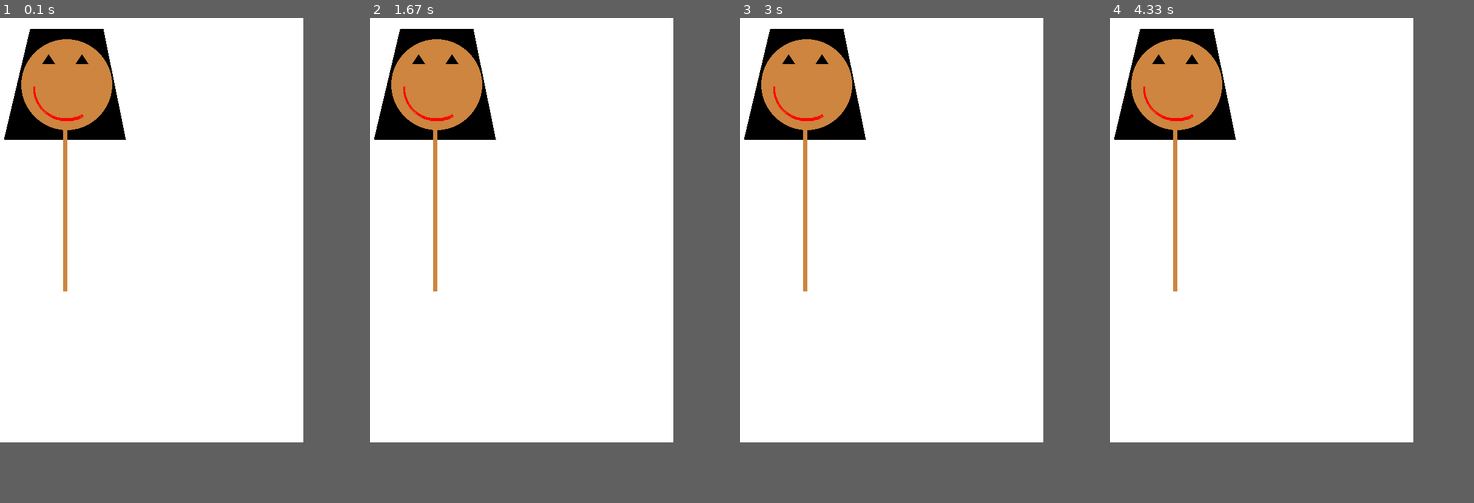
Above: before the commit, frames 1-4 (left to right).
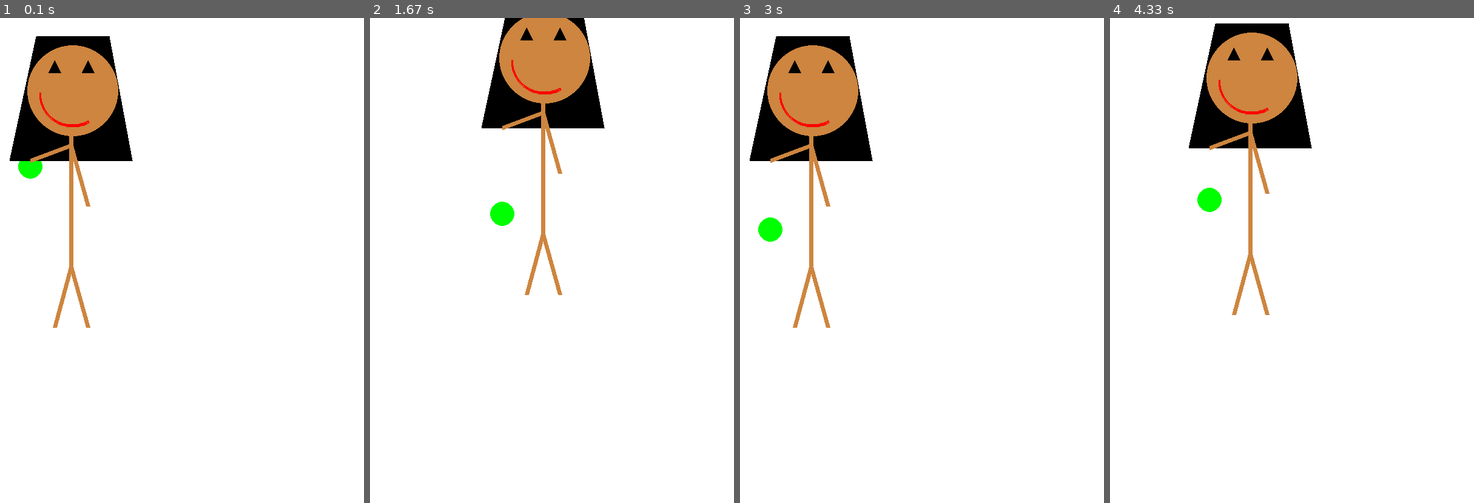
Above: after the commit, the same moments.

Repository: monikavenkat77/HighSchoolCamp
Game: pygame game, started from pygame_practice.py
The game is run twice, just before and just after one commit, with the same random seed, the same clock (stepped at 60 frames per second) and the same inputs.
Inputs:
- Up to frame 1 (0.1 s): no input
- Up to frame 2 (1.67 s): hold Right 0.33-0.8 s; hold Up 0.83-1.13 s; hold Right 1.17-1.63 s
- Up to frame 3 (3 s): hold Left 1.67-2.2 s; hold Down 2.23-2.53 s; hold Left 2.57-2.97 s
- Up to frame 4 (4.33 s): hold Up 3-3.37 s; hold Right 3.4-4.03 s; hold Down from 4.07 s (still down)
In our replay, the window is 500x700 before the commit and 600x800 after it. These sizes can differ from the game's own. Grey fills any space a smaller window leaves; there, only what the larger window draws over its background counts as a difference.

The runs differ from the first frame. In frame 1, 4.7% of the frame differs, in the area x 1-37%, y 2-64%; in frame 2, 14%, in the area x 1-65%, y 0-58%; in frame 3, 4.7%; in frame 4, 12%.

Commit message:
more to pygame

Diff:
--- a/pygame_practice.py
+++ b/pygame_practice.py
@@ -11,7 +11,7 @@
 pygame.init()
 
 # Set the height and width of the screen
-size = (500, 700)
+size = (600, 800)
 screen = pygame.display.set_mode(size)
 
 pygame.display.set_caption("First Pygame")
@@ -21,34 +21,71 @@
 clock = pygame.time.Clock()
 
 # Loop as long as done == False
+
+BROWN = (205, 133, 63)
+BLACK = (0, 0, 0)
+WHITE = (255, 255, 255)
+BLUE = (0, 0, 255)
+GREEN = (0, 255, 0)
+RED = (255, 0, 0)
+
+pi = 3.14159
+
+x_speed = 0
+y_speed = 0
+
+x_coord = 10
+y_coord = 10
+
+ball_pos = 0
+ball_change = 1
+
+def draw_stick_figure(screen, x, y):
+    pygame.draw.ellipse(screen, GREEN, [20 + x, 200 + ball_pos + y, 40, 40])
+    pygame.draw.polygon(screen, BLACK, [[6 + x, 225 + y], [50 + x, 20 + y], [170 + x, 20 + y], [208.5 + x, 225 + y]], )
+    pygame.draw.circle(screen, BROWN, [110 + x, 110 + y], 75)
+    pygame.draw.arc(screen, RED, [55 + x, 60 + y, 110, 110], pi, (5*pi)/3, 3)
+    pygame.draw.polygon(screen, BLACK, [[70 + x,80 + y], [80 + x,60 + y], [90 + x, 80 + y]],)
+    pygame.draw.polygon(screen, BLACK, [[125 + x, 80 + y], [135 + x, 60 + y], [145 + x, 80 + y]], )
+    pygame.draw.line(screen, BROWN, [107.5 + x, 175 + y], [107.5 + x, 400 + y], 7)
+    pygame.draw.line(screen, BROWN, [107.5 + x, 200 + y], [40 + x, 225 + y], 7)
+    pygame.draw.line(screen, BROWN, [107.5 + x, 200 + y], [135 + x, 300 + y], 7)
+    pygame.draw.line(screen, BROWN, [107.5 + x, 400 + y], [80 + x, 500 + y], 7)
+    pygame.draw.line(screen, BROWN, [107.5 + x, 400 + y], [135 + x, 500 + y], 7)
+
 while not done:
+    ball_pos += ball_change
+    if ball_pos > 275:
+        ball_change -= 1
+    elif ball_pos < 100:
+        ball_change += 1
+    keys = pygame.key.get_pressed()
+    if keys[pygame.K_LEFT]:
+        x_speed = -3
+    if keys[pygame.K_RIGHT]:
+        x_speed = 3
+    if keys[pygame.K_UP]:
+        y_speed = -3
+    if keys[pygame.K_DOWN]:
+        y_speed = 3
 
     for event in pygame.event.get():  # User did something
         if event.type == pygame.QUIT:  # If user clicked close
             done = True  # Flag that we are done so we exit this loop
 
+    x_coord += x_speed
+    y_coord += y_speed
+
+    x_speed = 0
+    y_speed = 0
+
     # Go ahead and update the screen with what we've drawn.
     # This MUST happen after all the other drawing commands.
     pygame.display.flip()
 
-    BROWN = (205,133,63)
-    BLACK = (0, 0, 0)
-    WHITE = (255, 255, 255)
-    BLUE = (0, 0, 255)
-    GREEN = (0, 255, 0)
-    RED = (255, 0, 0)
-
-    pi = 3.14159
-
     screen.fill(WHITE)
 
-    pygame.draw.polygon(screen, BLACK, [[7, 200], [50, 18], [170, 18], [207.5, 200]], )
-    pygame.draw.circle(screen, BROWN, [110,110], 75)
-    pygame.draw.arc(screen, RED, [55, 60, 110, 110], pi, (5*pi)/3, 3)
-    pygame.draw.polygon(screen, BLACK, [[70, 75], [80,60], [90, 75]],)
-    pygame.draw.polygon(screen, BLACK, [[125, 75], [135, 60], [145, 75]], )
-    pygame.draw.line(screen, BROWN, [107.5, 175], [107.5, 450], 7)
-
+    draw_stick_figure(screen, x_coord, y_coord)
 
     # This limits the while loop to a max of 60 times per second.
     # Leave this out and we will use all CPU we can.
